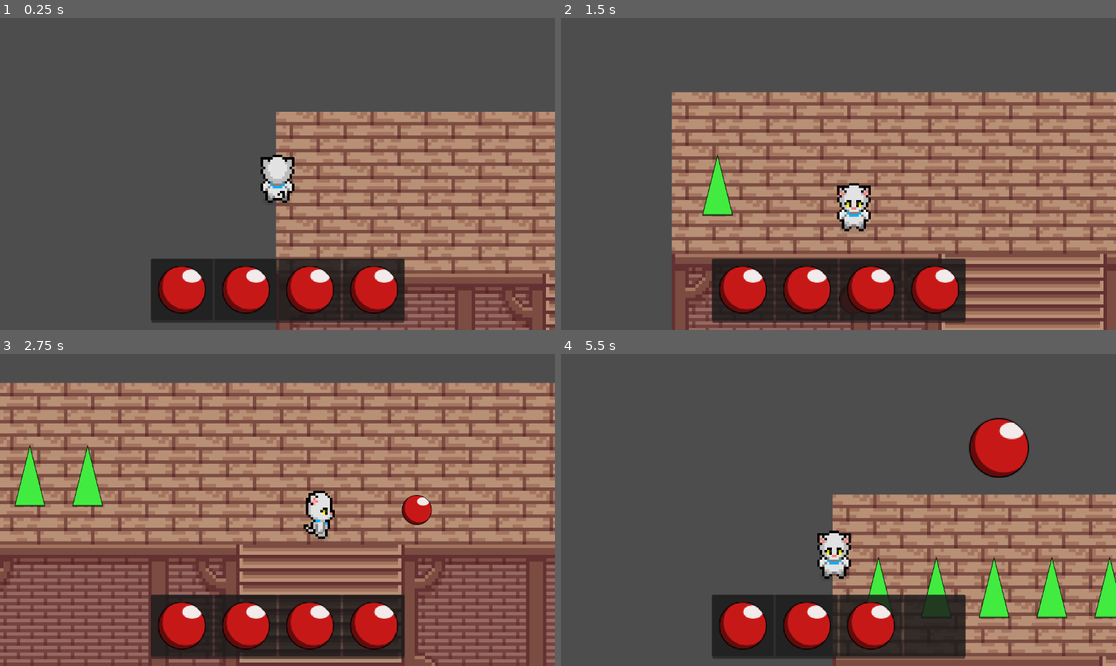
Above: before the commit, frames 1-4 (two rows, left to right).
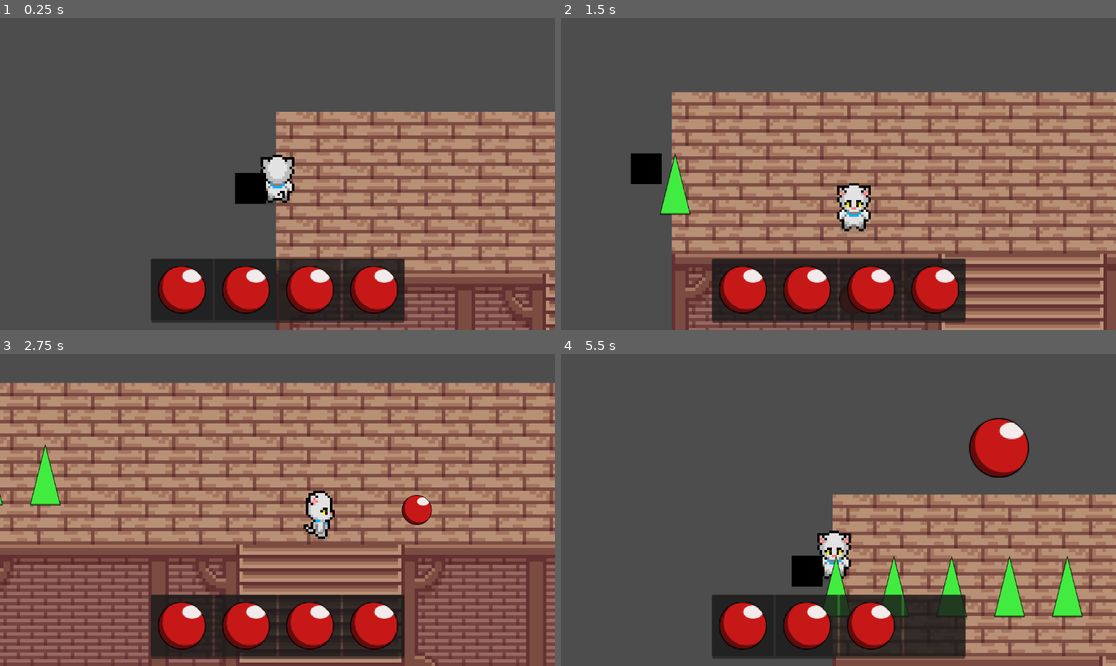
Above: after the commit, the same moments.

Repository: Prakinha/Alquimia
Game: Godot game, scene res://itens/cenajogo.tscn
The game is run twice, just before and just after one commit, with the same random seed, the same clock (stepped at 60 frames per second) and the same inputs. This scene is started directly instead of the project's main scene. The engine's default icon, where the game draws it, is replaced by a stand-in: a white triangle on a blue panel in a dark square.
Inputs:
- Up to frame 1 (0.25 s): no input
- Up to frame 2 (1.5 s): tap Enter at 0.5 s; hold Right (ui_right) 0.53-1.28 s; tap 1 at 0.6 s; hold Down (ui_down) from 1.28 s (still down); tap 2 at 1.35 s
- Up to frame 3 (2.75 s): release Down (ui_down) at 2.03 s; hold Right (ui_right) from 2.03 s (still down); tap 3 at 2.1 s
- Up to frame 4 (5.5 s): release Right (ui_right) at 2.78 s; hold Up (ui_up) 2.78-3.53 s; tap one key every 0.75 s from 2.85 s: 4 F G J; hold Left (ui_left) 3.53-5.03 s; hold Down (ui_down) from 5.03 s (still down)

The runs differ from the first frame. In frame 1, 0.5% of the frame differs, in the area x 42-48%, y 49-60%; in frame 2, 1.7%; in frame 3, 1.5%; in frame 4, 4.4%, in the area x 41-100%, y 64-85%.

Commit message:
Espero que nao de ruim

Diff:
--- a/WWpasta/WWesteira/Esteira.tscn
+++ b/WWpasta/WWesteira/Esteira.tscn
@@ -16,13 +16,11 @@
 arrayDeItensPossiveis = Array[ExtResource("3_vmruu")]([ExtResource("4_243xl"), ExtResource("5_vmruu"), ExtResource("4_243xl")])
 
 [node name="Sprite2D" type="Sprite2D" parent="." unique_id=1806667218]
-visible = false
 position = Vector2(32, 32)
 texture = ExtResource("1_id4gq")
 
 [node name="Sprite2D3" type="Sprite2D" parent="." unique_id=956368437]
-visible = false
-position = Vector2(1120, 32)
+position = Vector2(1569, 32)
 texture = ExtResource("1_id4gq")
 
 [node name="Sprite2D2" type="Sprite2D" parent="." unique_id=196530221]
@@ -36,7 +34,7 @@
 autostart = true
 
 [node name="Area2D" type="Area2D" parent="." unique_id=2089607802]
-position = Vector2(120, 0)
+position = Vector2(449, 0)
 
 [node name="CollisionShape2D" type="CollisionShape2D" parent="Area2D" unique_id=1613512839]
 position = Vector2(1120, 32)
--- a/itens/cenajogo.tscn
+++ b/itens/cenajogo.tscn
@@ -23,4 +23,5 @@
 [node name="Player" parent="." unique_id=800378027 instance=ExtResource("1_bjfuu")]
 
 [node name="Esteira" parent="." unique_id=912511156 instance=ExtResource("2_536ej")]
+position = Vector2(-88, -2)
 arrayDeItensPossiveis = Array[ExtResource("4_3kam1")]([SubResource("Resource_fxf81"), null])
